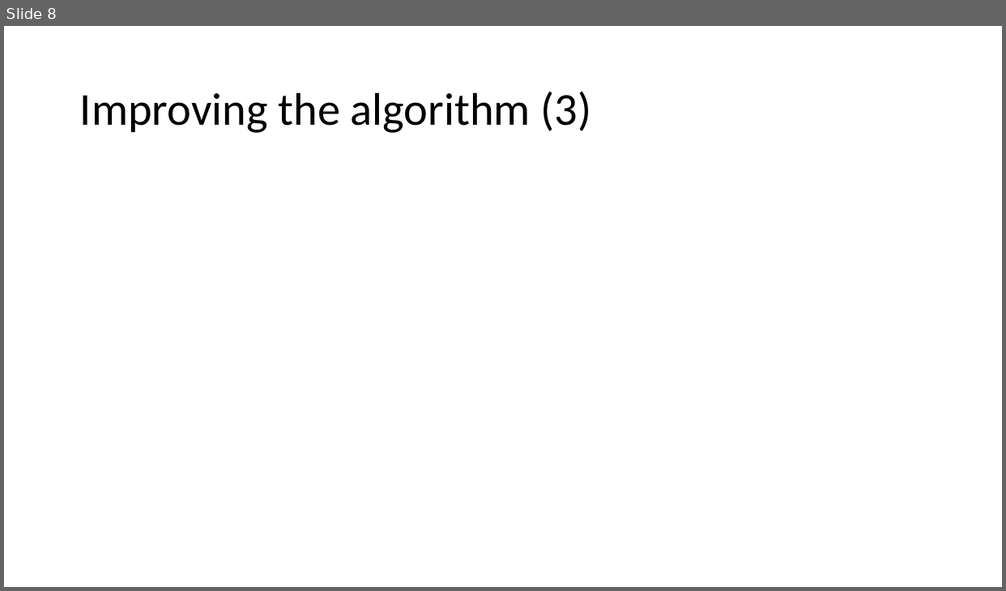
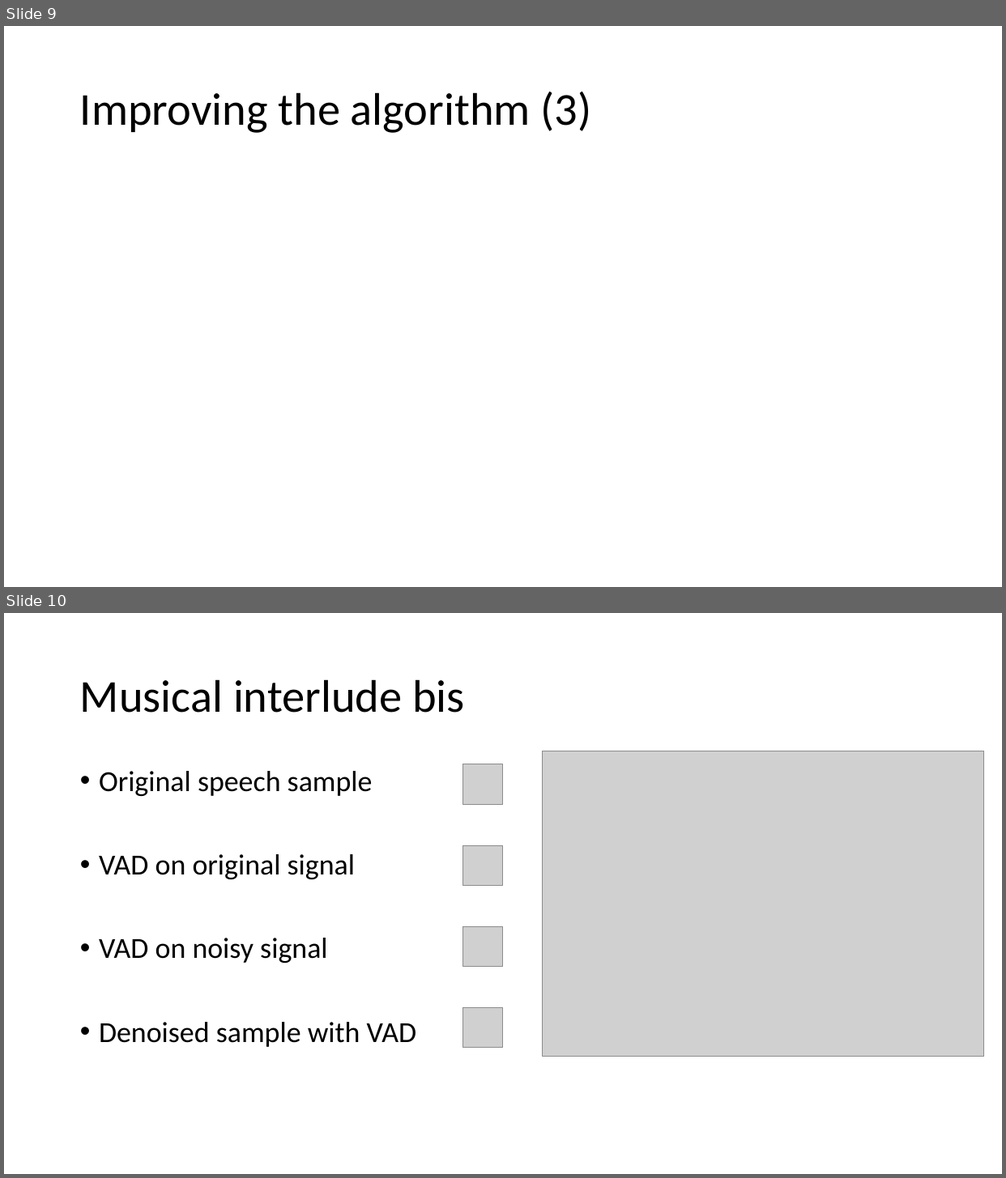
Before and after one commit to lcolbois/aasp-noise-red, a slide deck: presentation.pptx. Shown one above the other, each under a label of ours: slide 8 before the commit, slides 9 and 10 after it. The pictures are 1006x591 and 1006x1178 pixels, drawn with LibreOffice and Linux fonts; fonts in the diff are those of the drawing; grey boxes stand for pictures. Boxes give left, top, right and bottom in pixels: in the first picture for what was removed or moved away, otherwise in the second. Text is boxed around its words. In the diff, an @@ line names an element or a change of style, - is before the commit and + after.

```diff
--- a/presentation.pptx
+++ b/presentation.pptx
@@ slide 10 added at bbox=[4, 613, 1002, 1174], background #FFFFFF @@
@@ title added at bbox=[80, 679, 465, 713], 44 pt, text #000000 @@
+Musical interlude bis
@@ picture added at bbox=[543, 752, 984, 1057] @@
@@ text added at bbox=[99, 771, 417, 1047], 28 pt, text #000000 @@
+• Original speech sample
+• VAD on original signal
+• VAD on noisy signal
+• Denoised sample with VAD
@@ picture added at bbox=[463, 764, 503, 804] @@
@@ picture added at bbox=[463, 845, 503, 885] @@
@@ picture added at bbox=[463, 926, 503, 966] @@
@@ picture added at bbox=[463, 1008, 503, 1048] @@
@@ what was slide 8 is now slide 9 @@
```
Also in this commit, not shown: 4 slides changed, 3 other slides added, 7 other files.
